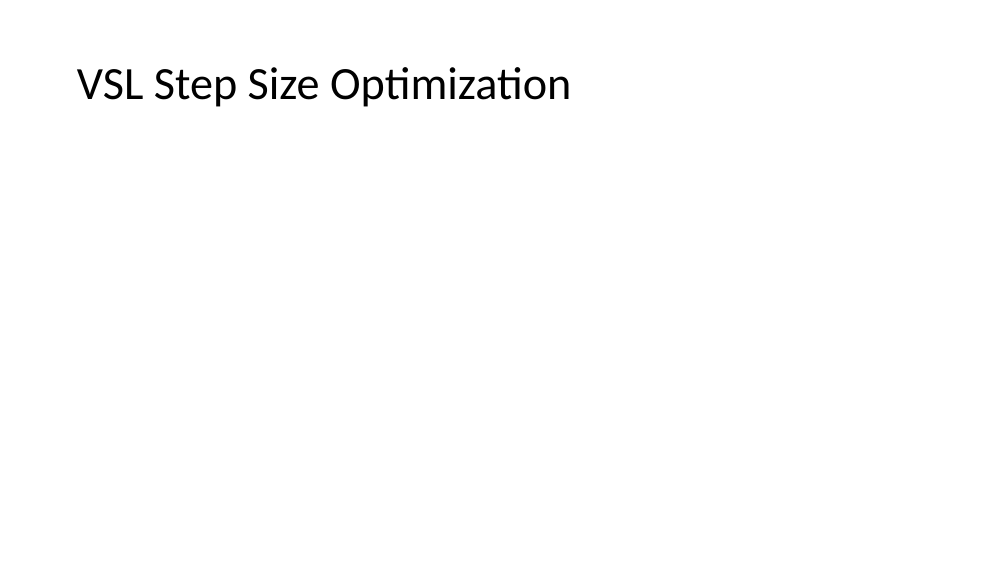
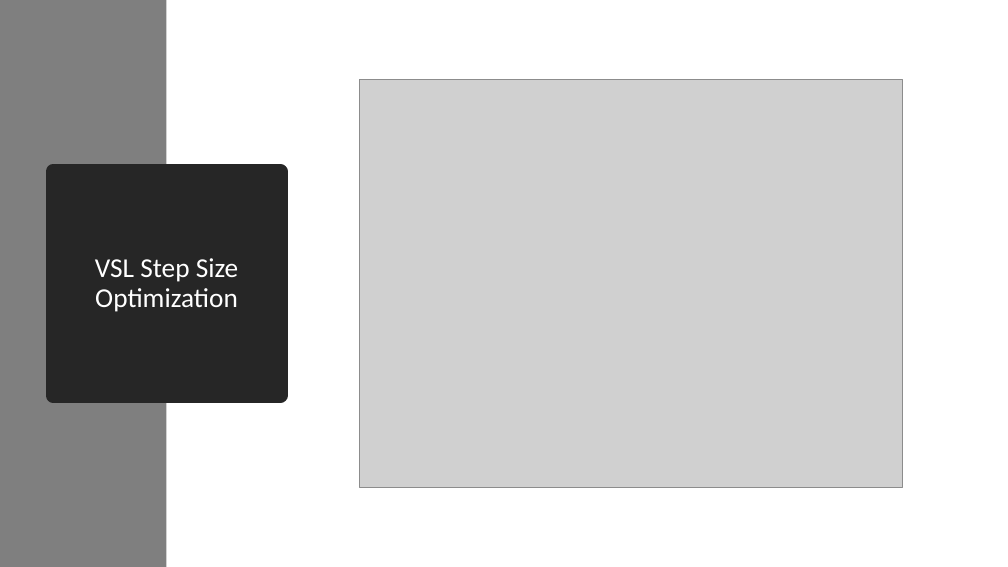
Before and after one commit to akashlevy/RRAM-RADAR-Tuning, a slide deck: slide 22 of presentations/Updates 8-4-20.pptx. Drawn at 1008x567 pixels with LibreOffice and Linux fonts; fonts in the diff are those of the drawing; grey boxes stand for pictures. Boxes give left, top, right and bottom in pixels: in the first picture for what was removed or moved away, otherwise in the second. Text is boxed around its words. In the diff, an @@ line names an element or a change of style, - is before the commit and + after.

```diff
--- a/presentations/Updates 8-4-20.pptx
+++ b/presentations/Updates 8-4-20.pptx
@@ rectangle added at [0,0,166,567], fill #7F7F7F @@
@@ picture added at [359,79,903,487] @@
@@ title "VSL Step Size Optimization": place and size @@
-title "VSL Step Size Optimization" at [77,67,571,107]
+title "VSL Step Size Optimization" at [53,172,281,395]
@@ title "VSL Step Size Optimization" at [53,172,281,395]: size 44 to 26 pt, text colour #000000 to #FFFFFF; alignment left to centre; fill none to #262626; outline none to #262626 13.75 pt @@
```
Also in this commit, not shown: 4 other slides changed, 44 other files.
